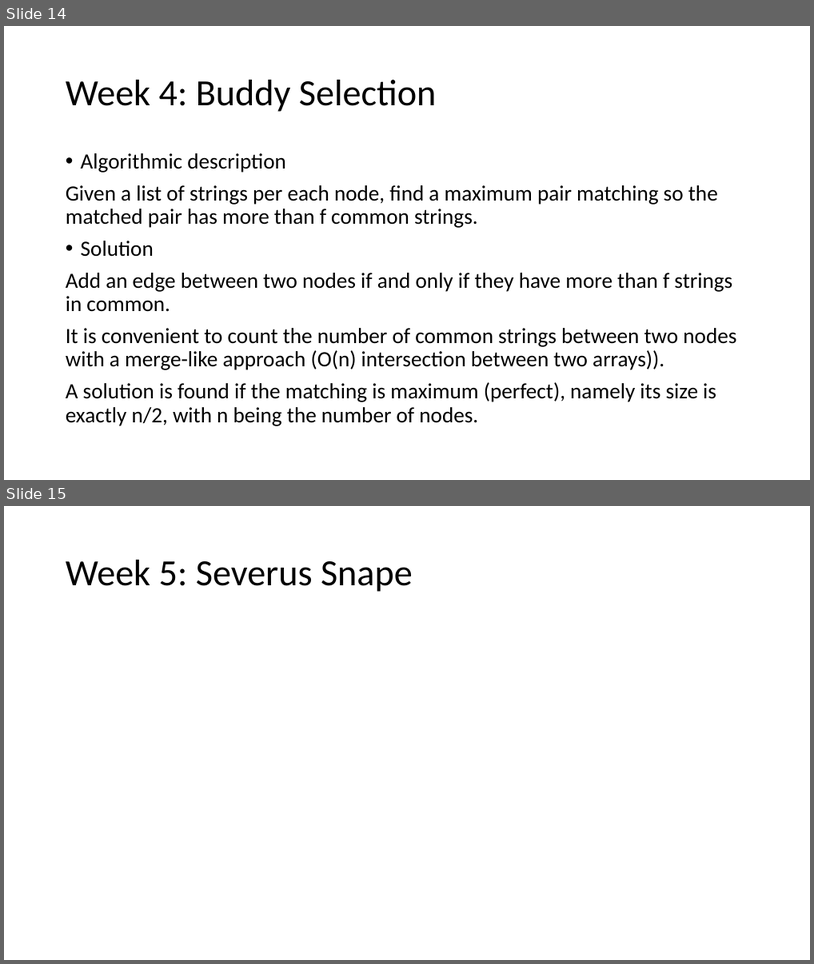
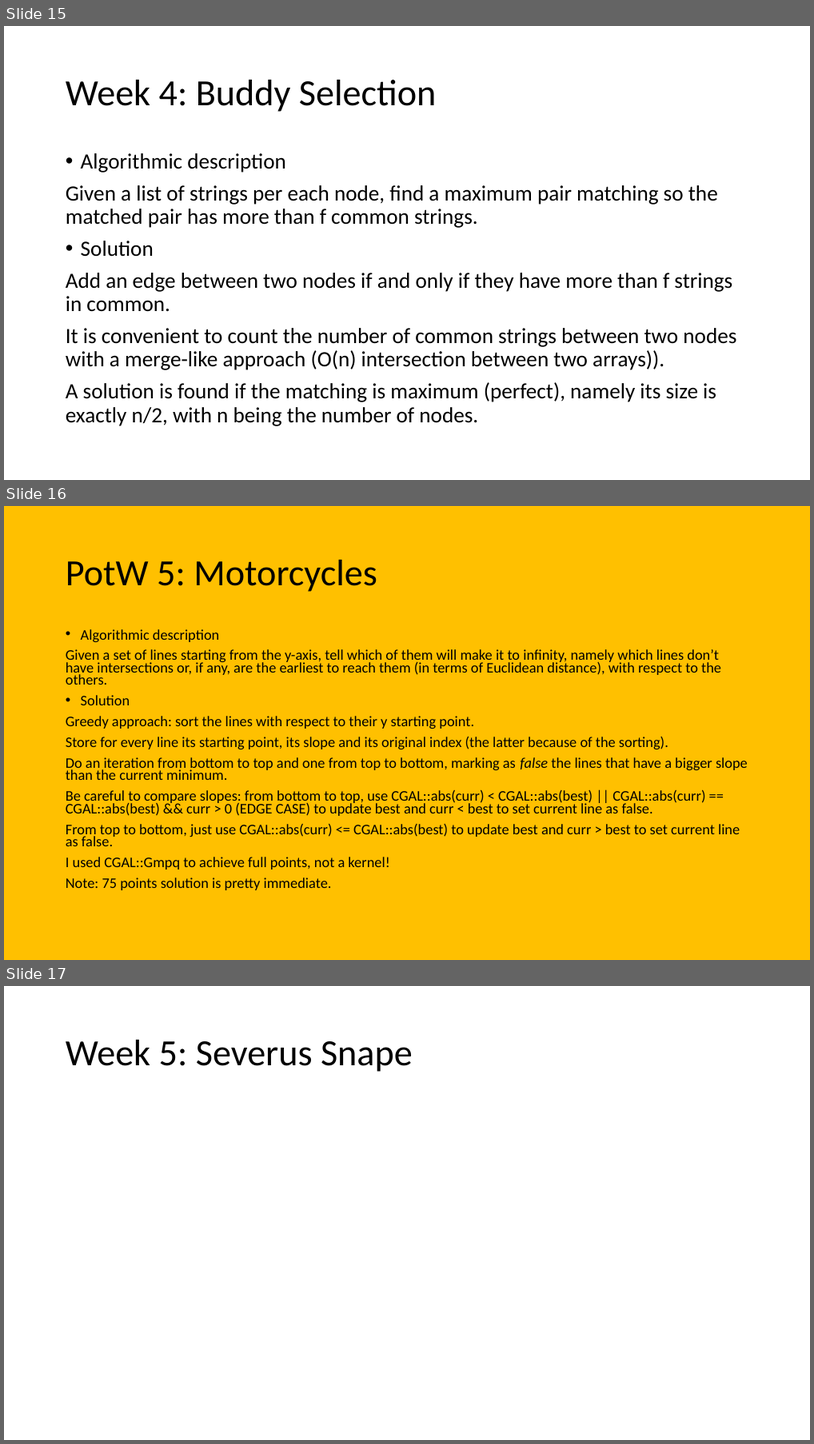
Before and after one commit to giacomocamposampiero/algolab, a slide deck: Recap.pptx. Shown one above the other, each under a label of ours: slides 14 and 15 before the commit, slides 15, 16 and 17 after it. The pictures are 814x964 and 814x1444 pixels, drawn with LibreOffice and Linux fonts; fonts in the diff are those of the drawing; grey boxes stand for pictures. Boxes give left, top, right and bottom in pixels: in the first picture for what was removed or moved away, otherwise in the second. Text is boxed around its words. In the diff, an @@ line names an element or a change of style, - is before the commit and + after.

```diff
--- a/Recap.pptx
+++ b/Recap.pptx
@@ slide 16 added at (4, 506, 810, 960), background #FFC000 @@
@@ title added at (66, 560, 378, 592), 44 pt, text #000000 @@
+PotW 5: Motorcycles
@@ text added at (66, 629, 748, 890), 17.5 pt, text #000000 @@
+• Algorithmic description
+Given a set of lines starting from the y-axis, tell which of them will make it to infinity, namely which lines don’t have intersections or, if any, are the earliest to reach them (in terms of Euclidean distance), with respect to the others.
+• Solution
+Greedy approach: sort the lines with respect to their y starting point.
+Store for every line its starting point, its slope and its original index (the latter because of the sorting).
+Do an iteration from bottom to top and one from top to bottom, marking as false the lines that have a bigger slope than the current minimum.
+Be careful to compare slopes: from bottom to top, use CGAL::abs(curr) < CGAL::abs(best) || CGAL::abs(curr) == CGAL::abs(best) && curr > 0 (EDGE CASE) to update best and curr < best to set current line as false.
+From top to bottom, just use CGAL::abs(curr) <= CGAL::abs(best) to update best and curr > best to set current line as false.
+I used CGAL::Gmpq to achieve full points, not a kernel!
+Note: 75 points solution is pretty immediate.
@@ what was slide 14 is now slide 15 @@
@@ what was slide 15 is now slide 17 @@
```
Also in this commit, not shown: 3 other slides added, 6 other files.
